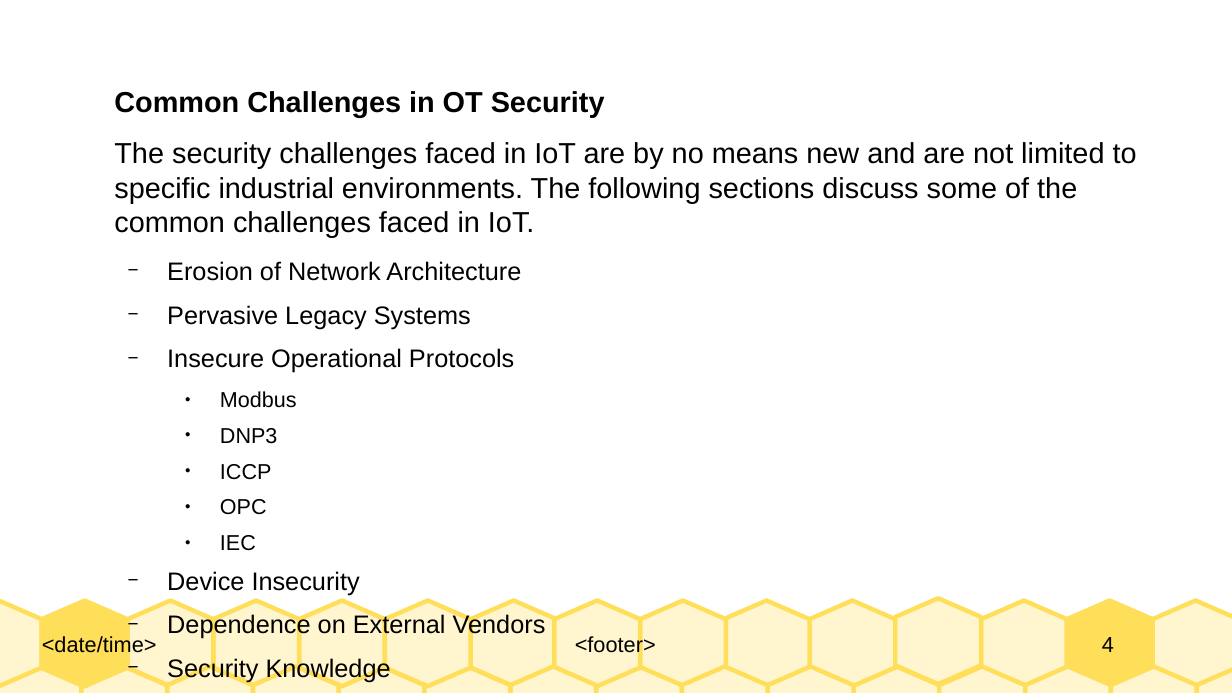
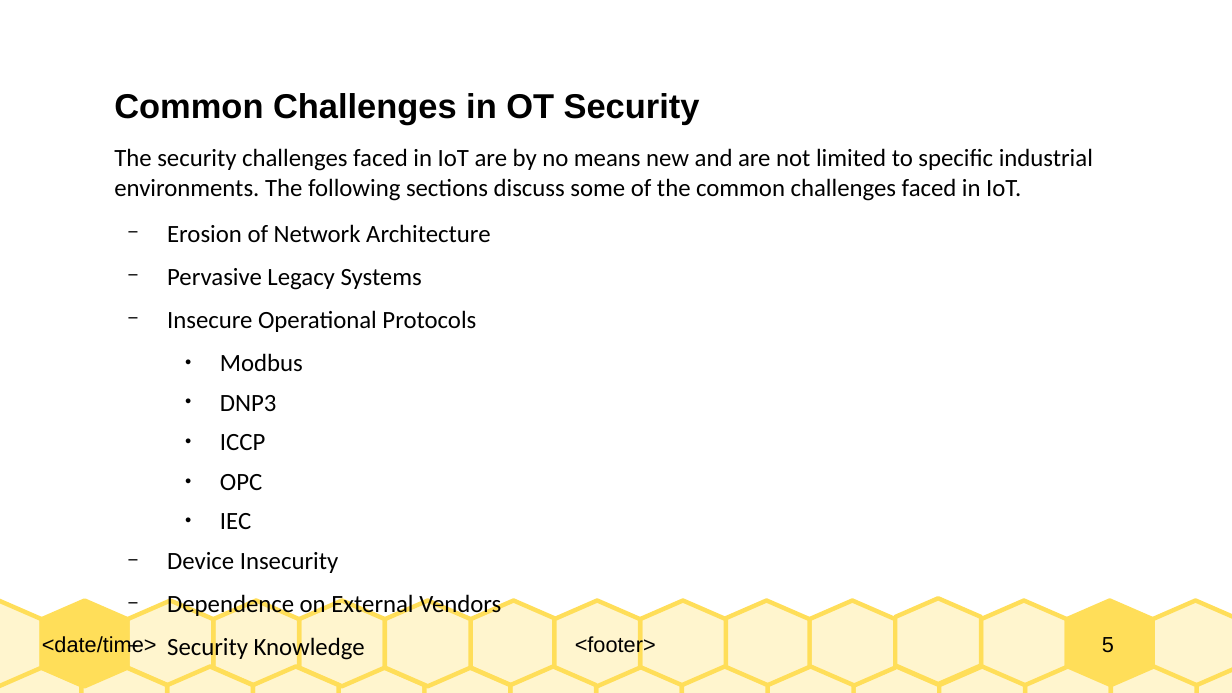
Before and after one commit to Dihfahsih1/Masters-Software-Engineering, a slide deck: slide 5 of yr-sem1/IoT/Chapter-8-slides.odp (slide 4 before the commit). Drawn at 1232x693 pixels with LibreOffice and Linux fonts; fonts in the diff are those of the drawing. Boxes give left, top, right and bottom in pixels: in the first picture for what was removed or moved away, otherwise in the second. Text is boxed around its words. In the diff, an @@ line names an element or a change of style, - is before the commit and + after.

```diff
--- a/yr-sem1/IoT/Chapter-8-slides.odp
+++ b/yr-sem1/IoT/Chapter-8-slides.odp
@@ text "Common Challenges in OT Security" at <box>114,93,1093,661</box>: size 18.6 to 22.2 pt in "Common Challenges in OT Security"; size 18.6 to 16 pt in "The security challenges faced in IoT are ..."; font Arial to Calibri; size 16.3 to 16 pt in "Erosion of Network Architecture", "Pervasive Legacy Systems", "Insecure Operational Protocols", "Device Insecurity" and 2 more places; size 13.9 to 16 pt in "Modbus", "DNP3", "ICCP", "OPC" and 1 more places @@
@@ page number at <box>1102,637,1114,653</box>: text changed @@
-4
+5
```
Also in this commit, not shown: 4 other slides changed, 16 slides added, 9 other files.
